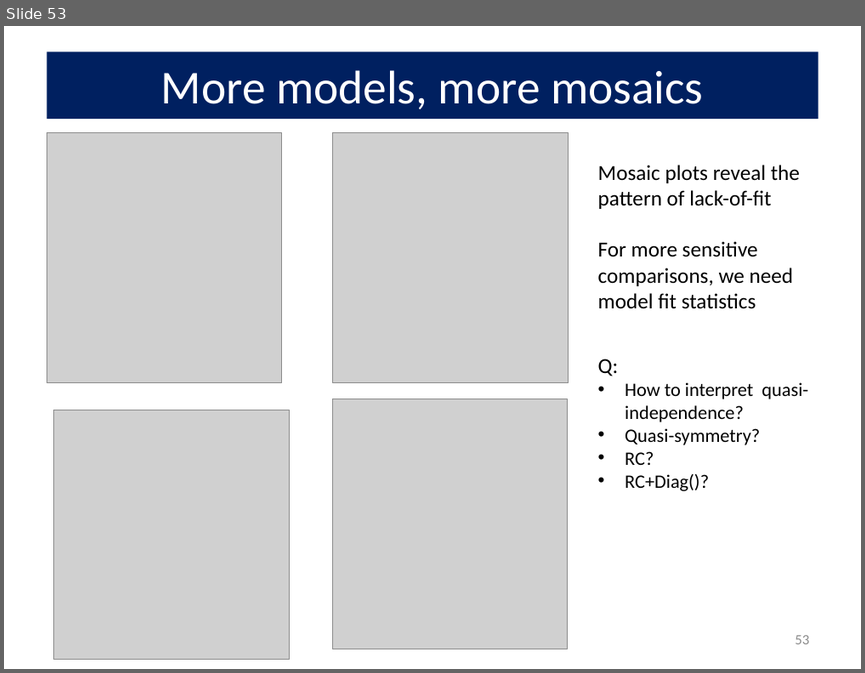
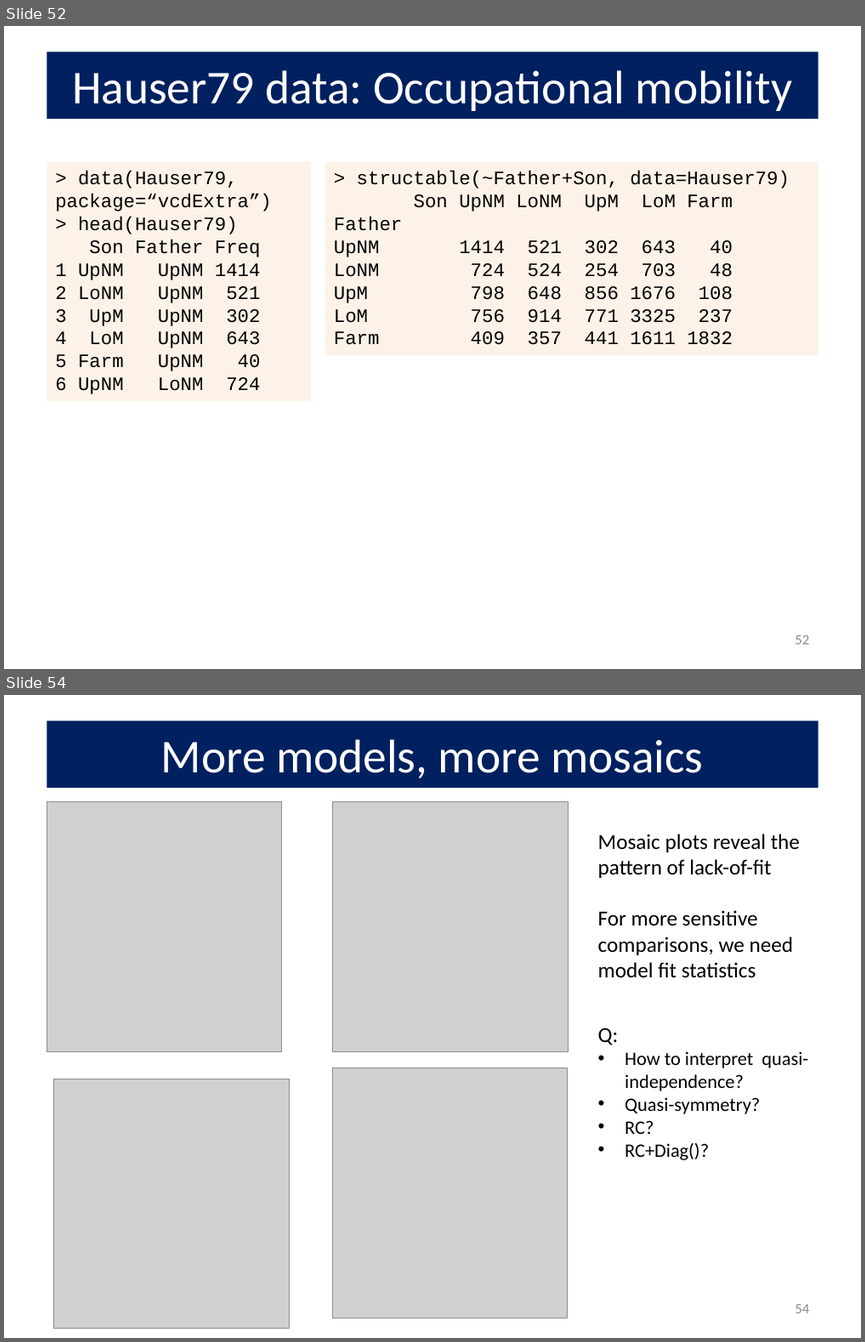
Before and after one commit to friendly/psy6136, a slide deck: lectures/08-Loglin2.pptx. Shown one above the other, each under a label of ours: slide 53 before the commit, slides 52 and 54 after it; the slides between them are not shown. The pictures are 865x673 and 865x1342 pixels, drawn with LibreOffice and Linux fonts; fonts in the diff are those of the drawing; grey boxes stand for pictures. Boxes give left, top, right and bottom in pixels: in the first picture for what was removed or moved away, otherwise in the second. Text is boxed around its words. In the diff, an @@ line names an element or a change of style, - is before the commit and + after.

```diff
--- a/lectures/08-Loglin2.pptx
+++ b/lectures/08-Loglin2.pptx
@@ slide 52 added at [4, 26, 861, 669], background #FFFFFF @@
@@ title added at [46, 52, 818, 119], fill #002060, 39.6 pt, text #FFFFFF @@
+Hauser79 data: Occupational mobility
@@ rectangle added at [46, 161, 311, 400], fill #FDEADA at 60% opacity, 16 pt, text #000000 @@
+> data(Hauser79, package=“vcdExtra”)
+> head(Hauser79)
+Son Father Freq
+1 UpNM UpNM 1414
+2 LoNM UpNM 521
+3 UpM UpNM 302
+4 LoM UpNM 643
+5 Farm UpNM 40
+6 UpNM LoNM 724
@@ rectangle added at [325, 161, 818, 355], fill #FDEADA at 60% opacity, 16 pt, text #000000 @@
+> structable(~Father+Son, data=Hauser79)
+Son UpNM LoNM UpM LoM Farm
+Father
+UpNM 1414 521 302 643 40
+LoNM 724 524 254 703 48
+UpM 798 648 856 1676 108
+LoM 756 914 771 3325 237
+Farm 409 357 441 1611 1832
@@ page number added at [794, 635, 809, 644], 12 pt, text #8C8C8C @@
+52
@@ what was slide 53 is now slide 54 @@
@@ page number at [794, 1304, 809, 1313]: text changed @@
-53
+54
```
Also in this commit, not shown: 2 slides changed, 3 other files.
